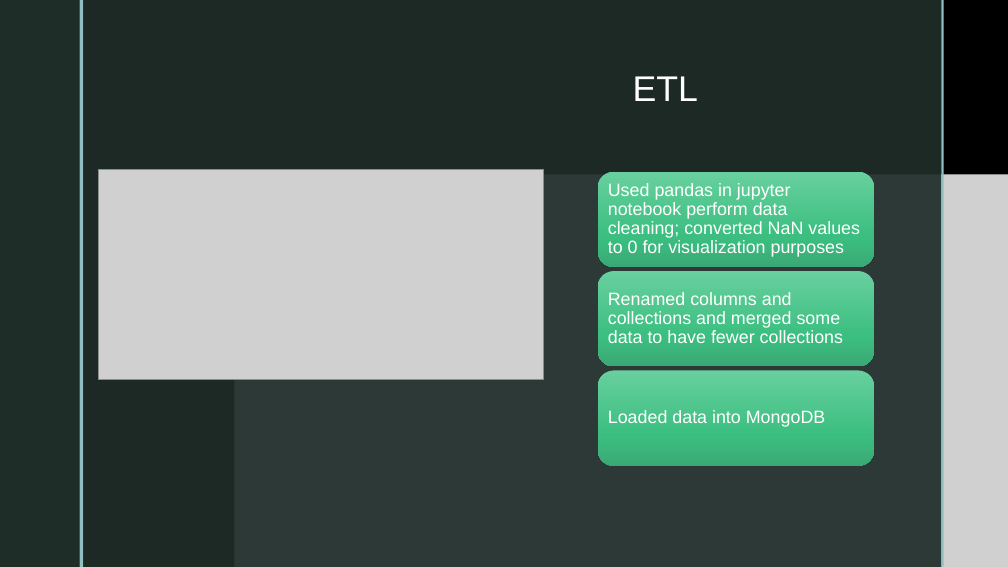
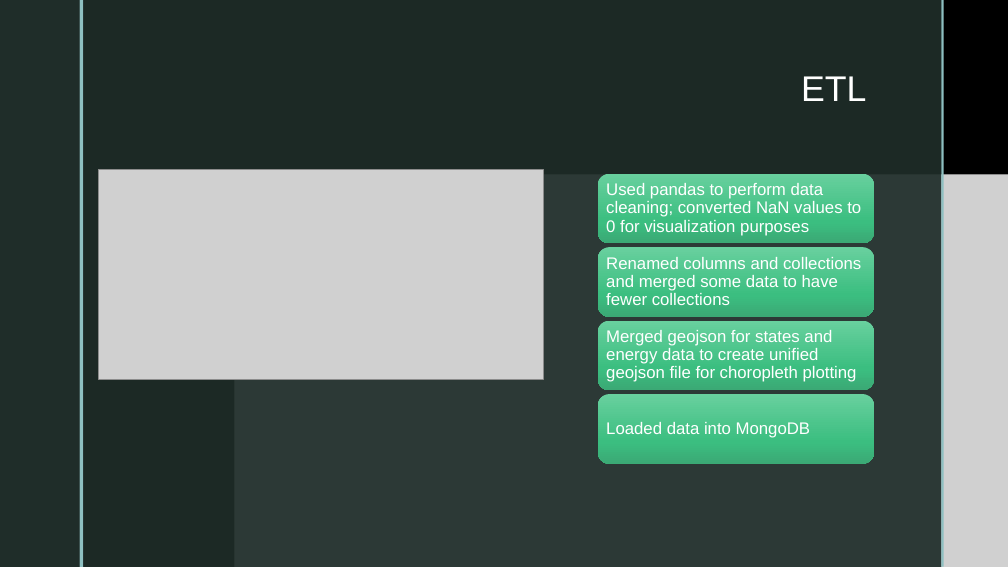
Before and after one commit to Kphad20/Project2-Group_4, a slide deck: slide 5 of Energy Analysis of the United States for 2018.pptx. Drawn at 1008x567 pixels with LibreOffice and Linux fonts; fonts in the diff are those of the drawing; grey boxes stand for pictures; background and template pictures are left out. Boxes give left, top, right and bottom in pixels: in the first picture for what was removed or moved away, otherwise in the second. Text is boxed around its words. In the diff, an @@ line names an element or a change of style, - is before the commit and + after.

```diff
--- a/Energy Analysis of the United States for 2018.pptx
+++ b/Energy Analysis of the United States for 2018.pptx
@@ title "ETL" at (x1=801, y1=76, x2=866, y2=101): alignment left to right @@
@@ rounded rectangle resized from (x1=598, y1=172, x2=874, y2=267) to (x1=598, y1=174, x2=874, y2=243) @@
@@ text at (x1=606, y1=183, x2=861, y2=236): text changed; size 17 to 16 pt @@
-Used pandas in jupyter notebook perform data cleaning; converted NaN values to 0 for visualization purposes
+Used pandas to perform data cleaning; converted NaN values to 0 for visualization purposes
@@ rounded rectangle resized from (x1=598, y1=271, x2=874, y2=366) to (x1=598, y1=247, x2=874, y2=317) @@
@@ text "Renamed columns and collections and ..." at (x1=606, y1=257, x2=861, y2=305): size 17 to 16 pt @@
@@ text "Renamed columns and collections and ..." moved from (x1=608, y1=292, x2=843, y2=343) to (x1=606, y1=257, x2=861, y2=305) @@
@@ rounded rectangle added at (x1=598, y1=321, x2=874, y2=390), fill gradient #69D09E to #3BBF80 to #3BAA75 @@
@@ text added at (x1=606, y1=330, x2=857, y2=382), 16 pt, text #FFFFFF @@
+Merged geojson for states and energy data to create unified geojson file for choropleth plotting
@@ rounded rectangle resized from (x1=598, y1=371, x2=874, y2=466) to (x1=598, y1=394, x2=874, y2=464) @@
@@ text "Loaded data into MongoDB" moved from (x1=608, y1=410, x2=825, y2=427) to (x1=606, y1=422, x2=810, y2=438) @@
@@ text "Loaded data into MongoDB" at (x1=606, y1=422, x2=810, y2=438): size 17 to 16 pt @@
```
Also in this commit, not shown: 7 other slides changed, 1 slide added.
